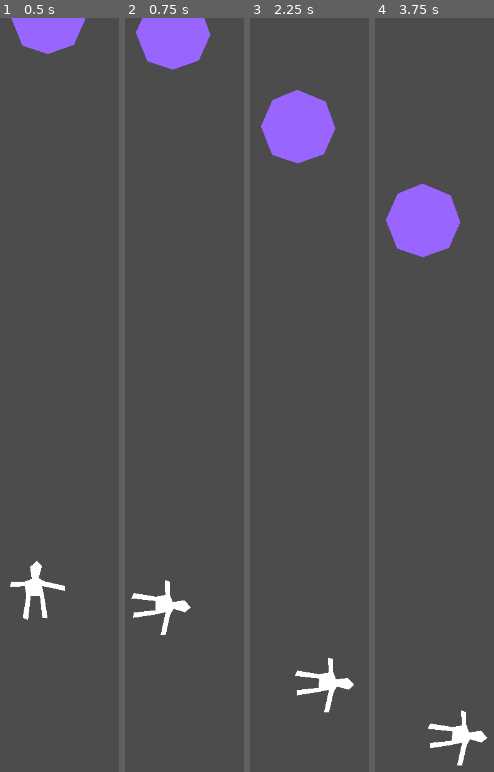
Above: before the commit, frames 1-4 (left to right).
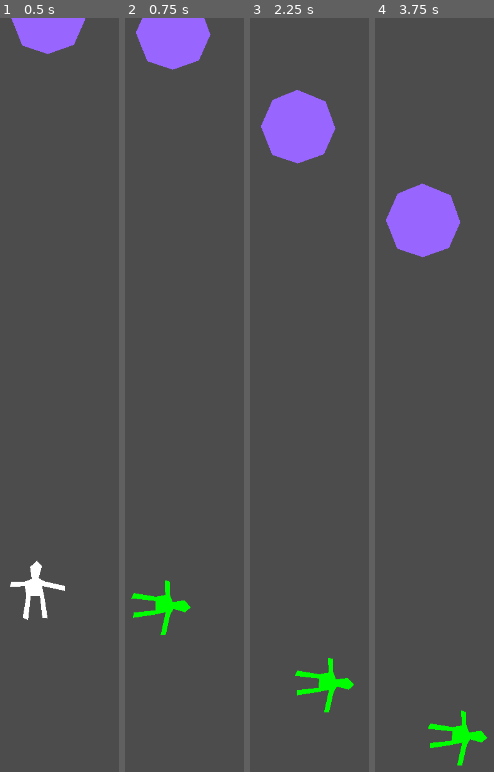
Above: after the commit, the same moments.

Repository: algch/ladrillos
Game: Godot game, scene res://main.tscn
Same seed, same stepped clock (60 frames per second), same inputs: the game is played once before the commit and once after it.
Inputs (mouse positions are in pixels of both pictures, inside the frame that each line leads up to):
- Up to frame 1 (0.5 s): no input
- Up to frame 2 (0.75 s): move the mouse to (outside the picture) at 0.52 s; press the mouse at (outside the picture) at 0.53 s
- Up to frame 3 (2.25 s): move the mouse to (outside the picture) at 1.27 s; release the mouse at (outside the picture) at 1.28 s; click (outside the picture) at 1.35 s; move the mouse to (322, 244) at 2.02 s; press the mouse at (322, 244) at 2.03 s
- Up to frame 4 (3.75 s): move the mouse to (380, 575) at 2.77 s; release the mouse at (380, 575) at 2.78 s; click (380, 575) at 2.85 s; move the mouse to (outside the picture) at 3.52 s; press the mouse at (outside the picture) at 3.53 s

Frame 1 is identical in both runs. In frame 2, 1.0% of the frame differs, in the area x 5-56%, y 74-82%; in frame 3, 1.0%; in frame 4, 1.0%.

Commit message:
test controls

Diff:
--- a/brick.gd
+++ b/brick.gd
@@ -45,7 +45,6 @@
 func deal_damage():
 	health -= 1
 	check_health()
-	return health <= 0
 
 func _physics_process(delta):
 	var total_motion = (dir * dir_speed) + gravity_motion
--- a/main.tscn
+++ b/main.tscn
@@ -4,15 +4,13 @@
 [ext_resource path="res://player.tscn" type="PackedScene" id=2]
 [ext_resource path="res://music/Loop.ogg" type="AudioStream" id=3]
 [ext_resource path="res://main.gd" type="Script" id=4]
+[ext_resource path="res://portal.tscn" type="PackedScene" id=5]
 
 [sub_resource type="SegmentShape2D" id=1]
-a = Vector2( -319, 0 )
-b = Vector2( 319, 0 )
+a = Vector2( -420, 0 )
+b = Vector2( 420, 0 )
 
 [sub_resource type="RectangleShape2D" id=2]
-extents = Vector2( 10, 640 )
-
-[sub_resource type="RectangleShape2D" id=3]
 extents = Vector2( 320, 10 )
 
 [node name="main" type="Node2D"]
@@ -37,7 +35,7 @@
 position = Vector2( 372.699, 866.17 )
 
 [node name="turnEnder" type="Area2D" parent="."]
-position = Vector2( 360, 1218 )
+position = Vector2( 360, 1250 )
 
 [node name="CollisionShape2D" type="CollisionShape2D" parent="turnEnder"]
 shape = SubResource( 1 )
@@ -46,26 +44,27 @@
 wait_time = 5.0
 autostart = true
 
-[node name="leftWall" type="StaticBody2D" parent="."]
-position = Vector2( 10, 640 )
+[node name="portal" parent="." instance=ExtResource( 5 )]
+position = Vector2( -70, 500 )
+endPath = NodePath("../portalEnd")
 
-[node name="CollisionShape2D" type="CollisionShape2D" parent="leftWall"]
-shape = SubResource( 2 )
+[node name="portalEnd" type="Position2D" parent="."]
+position = Vector2( 720, 500 )
 
-[node name="rightWall" type="StaticBody2D" parent="."]
-position = Vector2( 710, 640 )
+[node name="portal2" parent="." instance=ExtResource( 5 )]
+position = Vector2( 790, 500 )
+endPath = NodePath("../portalEnd2")
 
-[node name="CollisionShape2D" type="CollisionShape2D" parent="rightWall"]
-shape = SubResource( 2 )
+[node name="portalEnd2" type="Position2D" parent="."]
+position = Vector2( 0, 500 )
 
 [node name="topWall" type="StaticBody2D" parent="."]
-position = Vector2( 360.34, 36.5102 )
+position = Vector2( 360, -226.797 )
 collision_layer = 2
 collision_mask = 2
 
 [node name="CollisionShape2D" type="CollisionShape2D" parent="topWall"]
-position = Vector2( -3.1748, 12.6992 )
-shape = SubResource( 3 )
+shape = SubResource( 2 )
 
 [node name="AudioStreamPlayer" type="AudioStreamPlayer" parent="."]
 stream = ExtResource( 3 )
--- a/player.gd
+++ b/player.gd
@@ -16,6 +16,34 @@
 var gravity_speed = 100
 var gravity_motion = Vector2.DOWN * gravity_speed
 
+enum STATE {IDLE, AIMING, ATTACK}
+var current_state = STATE.IDLE
+
+func set_state(state):
+	match state:
+		STATE.IDLE:
+			current_state = STATE.IDLE
+			can_shoot = true
+			is_aiming = false
+			can_deal_damage = false
+		STATE.AIMING:
+			current_state = STATE.AIMING
+			can_shoot = false
+			is_aiming = true
+			$polygon.color = Color(0, 1, 0)
+			aim_start = get_global_mouse_position()
+			$attackTimer.start()
+		STATE.ATTACK:
+			current_state = STATE.ATTACK
+			is_aiming = false
+			can_deal_damage = true
+			can_shoot = true
+			var proportion = ($attackTimer.wait_time - $attackTimer.time_left) / $attackTimer.wait_time
+			dir_speed = proportion * max_dir_speed
+			dir = (aim_start - get_global_mouse_position()).normalized()
+			$speedDecreaseTimer.start()
+			$attackTimer.stop()
+			$polygon.color = Color(1, 1, 1)
 
 func _ready():
 	connect("player_shooted", get_parent(), "_on_player_shooted")
@@ -23,32 +51,13 @@
 func _input(event):
 	# is idle ?
 	if event.is_action_pressed("shoot") and can_shoot:
-		# aiming state
-		can_shoot = false
-		is_aiming = true
-		aim_start = get_global_mouse_position()
-		$attackTimer.start()
-		$polygon.color = Color(1, 1, 1)
+		set_state(STATE.AIMING)
 
 	if event.is_action_released("shoot"):
 		# attack state
-		is_aiming = false
-		can_deal_damage = true
-		can_shoot = true
-		dir = (aim_start - get_global_mouse_position()).normalized()
-		var numerator = ($attackTimer.wait_time - $attackTimer.time_left)
-		print("numerator ", numerator)
-		var proportion = numerator / $attackTimer.wait_time
-		print("wait time ", $attackTimer.wait_time)
-		print("time left ", $attackTimer.time_left)
-		dir_speed = proportion * max_dir_speed
-		print("proportion ", proportion)
-		print("dir speed ", dir_speed)
-		$speedDecreaseTimer.start()
-		$polygon.color = Color(1, 1, 1)
-		$attackTimer.stop()
+		set_state(STATE.ATTACK)
 
-func _process(delta):
+func _process(_delta):
 	update()
 	if is_aiming:
 		$polygon.rotation = (aim_start - get_global_mouse_position()).angle() + PI/2 - rotation
@@ -72,10 +81,8 @@
 
 		if collision.collider.has_method("deal_damage") and can_deal_damage:
 			# refreshing state ?
-			var destroyed = collision.collider.deal_damage()
-			if destroyed:
-				dir = prev_dir
-			can_deal_damage = false
+			collision.collider.deal_damage()
+			set_state(STATE.IDLE)
 
 func _on_speedDecreaseTimer_timeout():
 	$speedDecreaseTimer.stop()
@@ -85,7 +92,8 @@
 	else:
 		dir = Vector2()
 		can_deal_damage = false
-		$polygon.color = Color(1, 1, 1)
+		if current_state != STATE.AIMING:
+			$polygon.color = Color(1, 1, 1)
 
 func _on_attackTimer_timeout():
 	$polygon.color = Color(1, 0, 0)
--- /dev/null
+++ b/portal.gd
@@ -0,0 +1,7 @@
+extends Area2D
+
+export(NodePath) var endPath
+onready var end = get_node(endPath)
+
+func _on_portal_body_entered(body):
+	body.position.x = end.position.x
--- /dev/null
+++ b/portal.tscn
@@ -0,0 +1,14 @@
+[gd_scene load_steps=3 format=2]
+
+[ext_resource path="res://portal.gd" type="Script" id=1]
+
+[sub_resource type="SegmentShape2D" id=1]
+a = Vector2( 0, -700 )
+b = Vector2( 0, 700 )
+
+[node name="portal" type="Area2D"]
+script = ExtResource( 1 )
+
+[node name="CollisionShape2D" type="CollisionShape2D" parent="."]
+shape = SubResource( 1 )
+[connection signal="body_entered" from="." to="." method="_on_portal_body_entered"]
